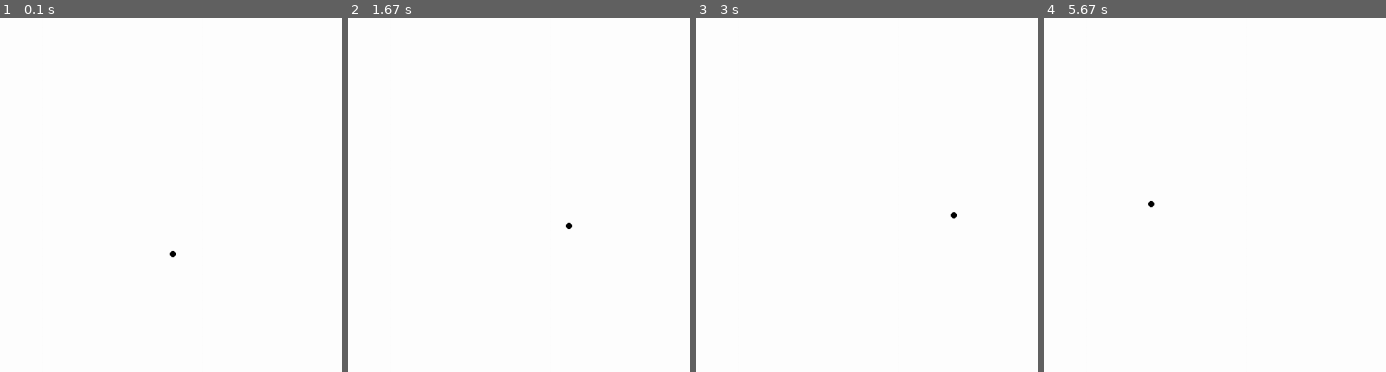
Above: before the commit, frames 1-4 (left to right).
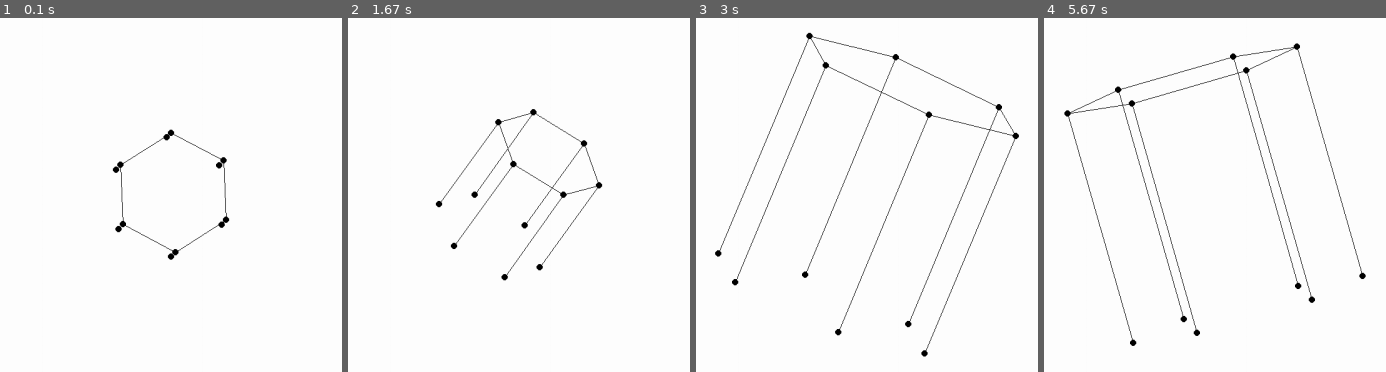
Above: after the commit, the same moments.

Repository: DillTheBeast/Renderer
Game: pygame game, started from PyGameIndividual.py
Same seed, same stepped clock (60 frames per second), same inputs: the game is played once before the commit and once after it.
Inputs:
- Up to frame 1 (0.1 s): no input
- Up to frame 2 (1.67 s): hold Up 0.33-0.8 s; hold Down 0.83-1.13 s; tap Space at 0.9, 1.23, 1.63 s; hold Up 1.17-1.53 s; hold Down from 1.57 s (still down)
- Up to frame 3 (3 s): release Down at 1.93 s; hold Up 1.97-2.27 s; tap Space at 2.03, 2.37, 2.7 s; hold Down 2.3-2.6 s; hold Up from 2.63 s (still down)
- Up to frame 4 (5.67 s): release Up at 3 s; hold Down 3.03-3.4 s; tap Space at 3.1, 3.5, 3.83, 4.17, 4.57, 4.97, 5.3, 5.63 s; hold Up 3.43-3.73 s; hold Down 3.77-4.07 s; hold Up 4.1-4.47 s; hold Down 4.5-4.87 s; hold Up 4.9-5.2 s; hold Down 5.23-5.53 s; hold Up from 5.57 s (still down)

The runs differ from the first frame. In frame 1, 0.7% of the frame differs, in the area x 32-68%, y 31-69%; in frame 2, 1.4%; in frame 3, 2.6%; in frame 4, 2.7%, in the area x 5-95%, y 7-93%.

Commit message:
Update PyGameIndividual.py

Diff:
--- a/PyGameIndividual.py
+++ b/PyGameIndividual.py
@@ -18,6 +18,28 @@
 angle = 0
 
 points = []
+
+h = 2  # assuming the height of the prism is 2 units for this example
+
+hexPrismPoints = []
+# Top hexagon
+hexPrismPoints.append(np.matrix([np.sqrt(3)/2, 0.5, h/2]))
+hexPrismPoints.append(np.matrix([np.sqrt(3)/2, -0.5, h/2]))
+hexPrismPoints.append(np.matrix([0, 1, h/2]))
+hexPrismPoints.append(np.matrix([0, -1, h/2]))
+hexPrismPoints.append(np.matrix([-np.sqrt(3)/2, 0.5, h/2]))
+hexPrismPoints.append(np.matrix([-np.sqrt(3)/2, -0.5, h/2]))
+
+# Bottom hexagon
+hexPrismPoints.append(np.matrix([np.sqrt(3)/2, 0.5, -h/2]))
+hexPrismPoints.append(np.matrix([np.sqrt(3)/2, -0.5, -h/2]))
+hexPrismPoints.append(np.matrix([0, 1, -h/2]))
+hexPrismPoints.append(np.matrix([0, -1, -h/2]))
+hexPrismPoints.append(np.matrix([-np.sqrt(3)/2, 0.5, -h/2]))
+hexPrismPoints.append(np.matrix([-np.sqrt(3)/2, -0.5, -h/2]))
+
+for i in range(0, len(hexPrismPoints)):
+    points.append(hexPrismPoints[i])
 
 #For Cube
 # points.append(np.matrix([-1, -1, 1]))
@@ -43,7 +65,6 @@
 # points.append(np.matrix([0, 1, 0]))     # Apex
 
 
-points.append(np.matrix([0, 1, 0]))     # Apex
 
 
 
@@ -173,5 +194,36 @@
         #     connectPoints(p, (p+1) % 4, projectedPoints)
         #     connectPoints(p, 4, projectedPoints)
 
+        # Top hexagon
+        # connectPoints(0, 1, projectedPoints)
+        # connectPoints(0, 2, projectedPoints)
+        # connectPoints(1, 3, projectedPoints)
+        # connectPoints(2, 4, projectedPoints)
+        # connectPoints(3, 5, projectedPoints)
+        # connectPoints(4, 5, projectedPoints)
+
+        # Bottom hexagon
+        connectPoints(6, 7, projectedPoints)
+        connectPoints(6, 8, projectedPoints)
+        connectPoints(7, 9, projectedPoints)
+        connectPoints(8, 10, projectedPoints)
+        connectPoints(9, 11, projectedPoints)
+        connectPoints(10, 11, projectedPoints)
+
+
+        # Vertical connections
+        connectPoints(0, 6, projectedPoints)
+        connectPoints(1, 7, projectedPoints)
+        connectPoints(2, 8, projectedPoints)
+        connectPoints(3, 9, projectedPoints)
+        connectPoints(4, 10, projectedPoints)
+        connectPoints(5, 11, projectedPoints)
+
+        for p in hexPrismPoints:
+            print(p)
+
+
+
+
 
     pygame.display.update()
